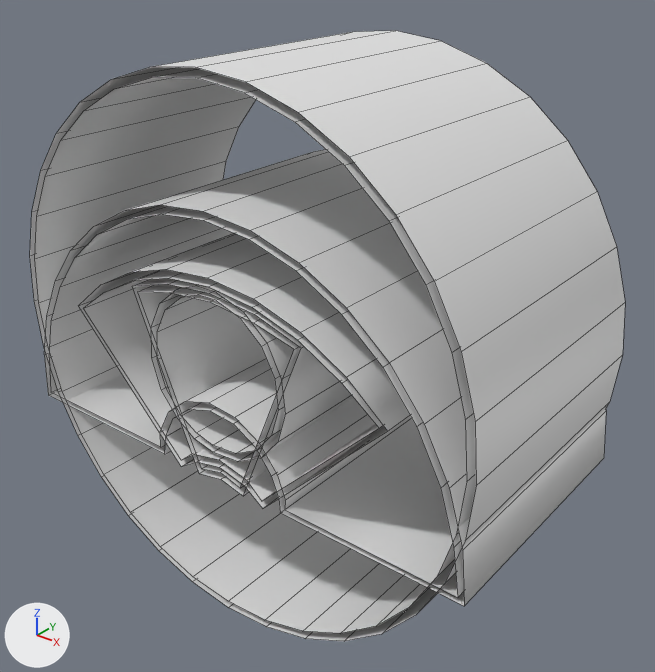
The FBX model Assets/Models/Battleground/MeleeDamageZones.fbx as it was, and as the next commit left it.
Rendered twice from a 50 mm camera at (1.96, -2.35, 1.44) aimed at (0.06, 0.03, -0.03). Arrows for +X, +Y and +Z are at lower left; the lights stay in place. Mesh edges are drawn as thin lines.

Objects in the first picture: '180', '360', '45', '90'.
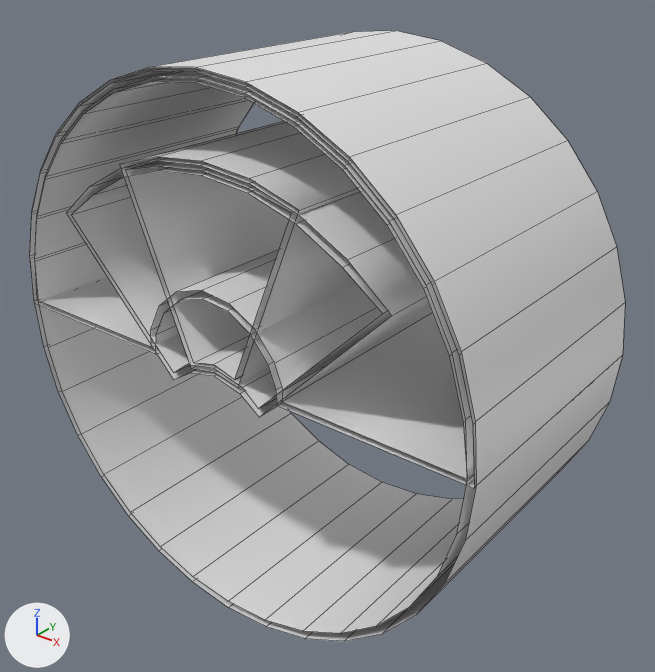
Diff of the bpy script that builds the scene:
```diff
--- a/Assets/Models/Battleground/MeleeDamageZones.fbx.py
+++ b/Assets/Models/Battleground/MeleeDamageZones.fbx.py
@@ me_cylinder_002 @@
 me_cylinder_002.from_pydata(...)  # 32 vertices, 16 faces; spans x -0.383..0.383, y -0.498..0.498, z -0.437..0.299
 # used by ob_45; location = (0.0, 0.0, 0.0)
+# me_cylinder_002 part 2: the whole mesh is moved by (0.0, 0.0, 0.429)
@@ me_cylinder_004 @@
 me_cylinder_004.from_pydata(...)  # 196 vertices, 98 faces; spans x -1.0..1.0, y -0.5..0.5, z -1.0..1.0
 # used by ob_360; location = (0.0, 0.0, 0.0)
+# me_cylinder_004 part 3: the loose piece of 34 vertices spanning x -0.28..0.28, y -0.5..0.5, z -0.28..0.28 is deleted
+# me_cylinder_004 part 4: the loose piece of 34 vertices spanning x -0.31..0.31, y -0.5..0.5, z -0.31..0.31 is deleted
@@ me_cylinder @@
 me_cylinder.from_pydata(...)  # 56 vertices, 28 faces; spans x -0.708..0.707, y -0.501..0.501, z -0.446..0.352
 # used by ob_90; location = (0.0, 0.0, 0.0)
+# me_cylinder part 5: the whole mesh is moved by (0.0, 0.0, 0.363)
@@ me_cylinder_003 @@
 me_cylinder_003.from_pydata(...)  # 108 vertices, 54 faces; spans x -1.01..0.99, y -0.5..0.5, z -0.43..0.57
 # used by ob_180; location = (0.0, 0.0, 0.0)
+# me_cylinder_003 part 1: the whole mesh is moved by (0.0, 0.0, 0.42)
```

Location of each change, [x1, y1, x2, y2] in pixels of the pictures (655 x 672 px):
'180', mesh moved
    before: [44, 149, 606, 606]
    after: [30, 67, 476, 488]
'90', mesh moved
    before: [79, 233, 410, 508]
    after: [67, 157, 432, 417]
'45', mesh moved
    before: [132, 278, 326, 496]
    after: [120, 121, 359, 388]
part 3 of me_cylinder_004, deleted
    before: [157, 291, 285, 454]
part 4 of me_cylinder_004, deleted
    before: [151, 284, 354, 461]
